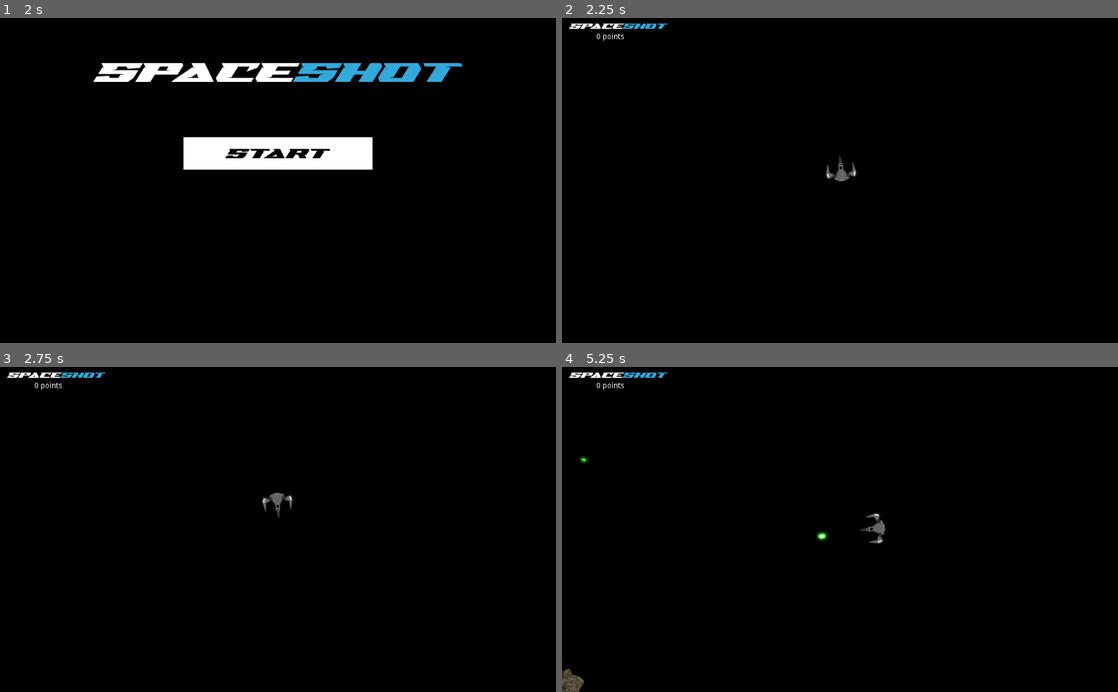
Above: before the commit, frames 1-4 (two rows, left to right).
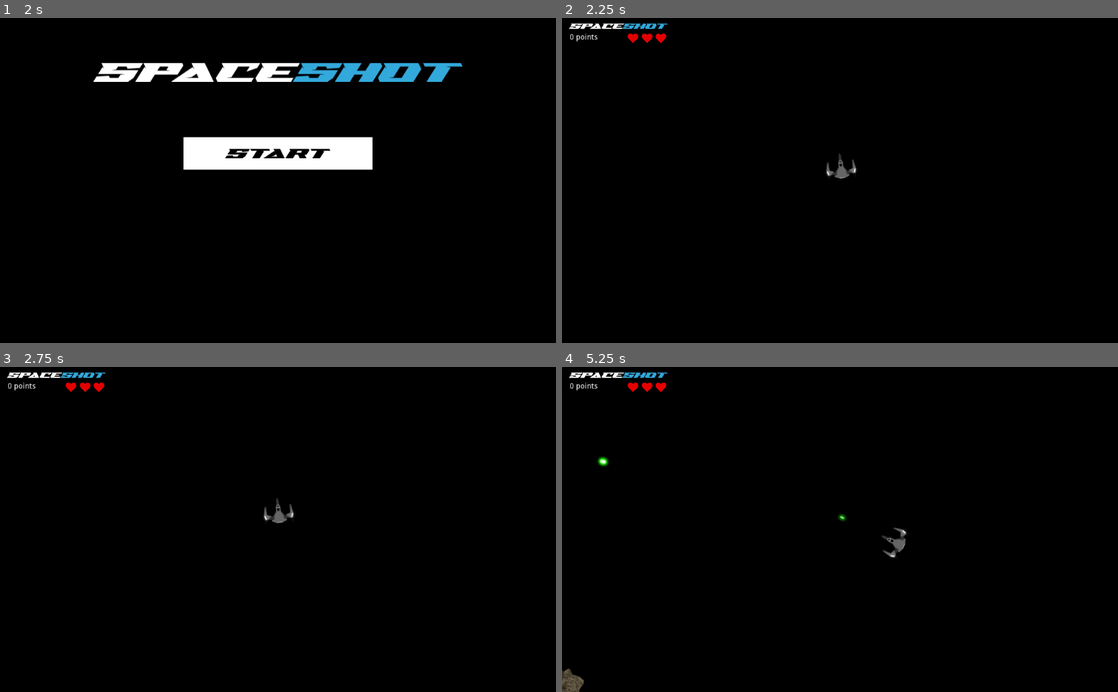
Above: after the commit, the same moments.

Repository: christolord3/Jeux-2D-A2020-Devoirs
Game: Godot game, scene res://scenes/Main.tscn
Two runs of this game, one before a commit and one after it. Both use one fixed random seed, a clock stepped at 60 frames per second and the inputs below.
Inputs (mouse positions are in pixels of both pictures, inside the frame that each line leads up to):
- Up to frame 1 (2 s): tap Enter at 0.5 s; move the mouse to (400, 164) at 0.52 s; hold W (ui_up) 0.53-1.28 s; click (400, 164) at 0.6 s; tap Space at 1.25 s; move the mouse to (166, 196) at 1.27 s; click (166, 196) at 1.35 s
- Up to frame 2 (2.25 s): move the mouse to (840, 154) at 2.02 s; hold W (ui_up) from 2.03 s (still down); click (840, 154) at 2.1 s
- Up to frame 3 (2.75 s): keep holding W (ui_up)
- Up to frame 4 (5.25 s): move the mouse to (840, 506) at 2.77 s; click (840, 506) at 2.85 s; move the mouse to (1006, 578) at 3.52 s; release W (ui_up) at 3.53 s; click (1006, 578) at 3.6 s; move the mouse to (673, 480) at 4.27 s; click (673, 480) at 4.35 s; tap Enter at 5 s; move the mouse to (867, 529) at 5.02 s; click (867, 529) at 5.1 s

Frame 1 is identical in both runs. In frame 2, 0.4% of the frame differs, in the area x 1-53%, y 4-51%; in frame 3, 0.5%; in frame 4, 0.7%, in the area x 1-62%, y 4-59%.

Commit message:
Gestion des vies et des points
- Affichage des points
- Affichage des vies
- Séparation de l'asteroide

Diff:
--- a/Devoir 4/JeuSpaceShot/scenes/Asteroides.tscn
+++ b/Devoir 4/JeuSpaceShot/scenes/Asteroides.tscn
@@ -337,6 +337,8 @@
 [node name="Asteroides" type="KinematicBody2D"]
 scale = Vector2( 0.84, 0.84 )
 z_index = -1
+collision_layer = 2
+collision_mask = 2147483651
 script = ExtResource( 2 )
 
 [node name="AnimatedSpriteAsteroides" type="AnimatedSprite" parent="."]
--- a/Devoir 4/JeuSpaceShot/scenes/Jeu.tscn
+++ b/Devoir 4/JeuSpaceShot/scenes/Jeu.tscn
@@ -1,9 +1,10 @@
-[gd_scene load_steps=6 format=2]
+[gd_scene load_steps=7 format=2]
 
 [ext_resource path="res://scenes/Joueur.tscn" type="PackedScene" id=1]
 [ext_resource path="res://ressources/logo/logo-spaceshot.png" type="Texture" id=2]
 [ext_resource path="res://scripts/Jeu.gd" type="Script" id=3]
 [ext_resource path="res://ressources/menu/bouton-quitter.png" type="Texture" id=4]
+[ext_resource path="res://ressources/icones/icone_coeur.png" type="Texture" id=5]
 
 [sub_resource type="RectangleShape2D" id=1]
 extents = Vector2( 173.725, 29.9392 )
@@ -20,11 +21,12 @@
 position = Vector2( 512, 300 )
 
 [node name="CompteurPoint" type="RichTextLabel" parent="."]
-margin_left = 63.3292
-margin_top = 27.8094
-margin_right = 124.329
-margin_bottom = 43.8094
+margin_left = 13.63
+margin_top = 28.7401
+margin_right = 112.63
+margin_bottom = 44.7401
 __meta__ = {
+"_edit_lock_": true,
 "_edit_use_anchors_": false
 }
 
@@ -49,4 +51,19 @@
 __meta__ = {
 "_edit_use_anchors_": false
 }
+
+[node name="Coeur1" type="Sprite" parent="."]
+position = Vector2( 130.796, 37.6761 )
+scale = Vector2( 0.0303622, 0.0303622 )
+texture = ExtResource( 5 )
+
+[node name="Coeur2" type="Sprite" parent="."]
+position = Vector2( 156.823, 37.6761 )
+scale = Vector2( 0.0303622, 0.0303622 )
+texture = ExtResource( 5 )
+
+[node name="Coeur3" type="Sprite" parent="."]
+position = Vector2( 182.185, 37.6761 )
+scale = Vector2( 0.0303622, 0.0303622 )
+texture = ExtResource( 5 )
 [connection signal="input_event" from="RetourMenu/Area2DRetourMenu" to="." method="_on_area2DRetourMenu_input_event"]
--- a/Devoir 4/JeuSpaceShot/scenes/Laser.tscn
+++ b/Devoir 4/JeuSpaceShot/scenes/Laser.tscn
@@ -16,13 +16,17 @@
 [sub_resource type="CapsuleShape2D" id=2]
 
 [node name="Laser" type="KinematicBody2D"]
+collision_layer = 2
+collision_mask = 2
 script = ExtResource( 4 )
 
 [node name="animationLaser" type="AnimatedSprite" parent="."]
+position = Vector2( 0, 1.22499 )
 rotation = 1.5708
 frames = SubResource( 1 )
-playing = true
+frame = 1
 
 [node name="CollisionShape2DLaser" type="CollisionShape2D" parent="."]
-scale = Vector2( -0.036036, -0.04 )
+rotation = 1.56961
+scale = Vector2( -0.100127, 0.170068 )
 shape = SubResource( 2 )
--- a/Devoir 4/JeuSpaceShot/scripts/Asteroides.gd
+++ b/Devoir 4/JeuSpaceShot/scripts/Asteroides.gd
@@ -1,8 +1,10 @@
 extends KinematicBody2D
 
 onready var animationSpriteAsteroides = $AnimatedSpriteAsteroides;
-var velocite = Vector2(0,0);
+export var velocite = Vector2(0,0);
+export var est_complet = true;
 var vitesse = 100;
+var asteroides = load("res://scenes/Asteroides.tscn");
 
 func _ready():
 	animationSpriteAsteroides.play("default");
@@ -22,6 +24,9 @@
 		velocite = Vector2(0,-vitesse * delta);
 	var collision = move_and_collide(velocite);
 	if collision:
+		if collision.collider.has_method("enlever_vie"):
+			exploser();
+			collision.collider.enlever_vie();
 		velocite = velocite.bounce(collision.normal);
 
 func teleporter():
@@ -33,3 +38,24 @@
 		position.y = 600;
 	elif position.y >= 600:
 		position.y = 0;
+
+func exploser():
+	if est_complet == true:
+		var nouveauAsteroides_1 = asteroides.instance();
+		var nouveauAsteroides_2 = asteroides.instance();
+		nouveauAsteroides_1.est_complet = false;
+		nouveauAsteroides_2.est_complet = false;
+		nouveauAsteroides_1.global_position = global_position;
+		nouveauAsteroides_2.global_position.x = global_position.x + round(rand_range(0,5));
+		nouveauAsteroides_2.global_position.y = global_position.y + round(rand_range(0,5));
+		nouveauAsteroides_1.velocite = velocite;
+		nouveauAsteroides_2.velocite = -velocite;
+		nouveauAsteroides_1.scale = Vector2(.5,.5);
+		nouveauAsteroides_2.scale = Vector2(.5,.5);
+		get_parent().augmenterPoints(100);
+		get_parent().add_child(nouveauAsteroides_1);
+		get_parent().add_child(nouveauAsteroides_2);
+		get_parent().remove_child(self);
+	else:
+		get_parent().augmenterPoints(50);
+		get_parent().remove_child(self);
--- a/Devoir 4/JeuSpaceShot/scripts/Jeu.gd
+++ b/Devoir 4/JeuSpaceShot/scripts/Jeu.gd
@@ -5,6 +5,9 @@
 onready var boutonFinJeu =  $RetourMenu;
 onready var texteFinJeu = $TexteFinJeu;
 onready var joueur = $Joueur;
+onready var coeur1 = $Coeur1;
+onready var coeur2 = $Coeur2;
+onready var coeur3 = $Coeur3;
 const asteroides = preload("res://scenes/Asteroides.tscn");
 var points = 0;
 var en_jeu = true;
@@ -21,17 +24,30 @@
 	if en_jeu:
 		verifierEnJeu();
 		afficherPoints();
+		afficherVies();
 	else:
 		afficherMenuSortie();
 
 func verifierEnJeu():
-	en_jeu = joueur.en_vie;
+	if joueur.vie <= 0:
+		en_jeu = false;
 
 func changerPoints(nouveauPoints):
 	points += nouveauPoints;
 
+func augmenterPoints(nouveau_point):
+	points += nouveau_point;
+
 func afficherPoints():
 	compteurPoint.text = str(points) + " points";
+
+func afficherVies():
+	if joueur.vie == 2:
+		coeur3.visible = false;
+	elif joueur.vie == 1:
+		coeur2.visible = false;
+	elif joueur.vie == 0:
+		coeur1.visible = false;
 
 func afficherMenuSortie():
 	texteFinJeu.visible = true;
--- a/Devoir 4/JeuSpaceShot/scripts/Joueur.gd
+++ b/Devoir 4/JeuSpaceShot/scripts/Joueur.gd
@@ -1,8 +1,7 @@
 extends KinematicBody2D
 
-var vie = 3;
-export var en_vie = true;
-var vitesse = 200
+export var vie = 3;
+var vitesse = 250
 var velocite = Vector2()
 const laser = preload("res://scenes/Laser.tscn");
 onready var position2DCanon = $Position2DCanon;
@@ -16,9 +15,7 @@
 	teleporter()
 
 func _process(delta):
-	#Si le joueur est mort, alors on change son statut
-	if vie == 0:
-		en_vie = false;
+	pass
 
 func mouvements():
 	#On vérifie si le joueur bouge
@@ -30,8 +27,8 @@
 	if avancer:
 		#Si la distance entre la souris et le joueur est plus grand 30 pixels
 		#On bouge selon la vitesse prévue
-		if dir.length() > 30:
-			vitesse = 200;
+		if dir.length() > 40:
+			vitesse = 250;
 			velocite = Vector2(vitesse, 0).rotated(rotation)
 	else:
 		vitesse = vitesse - 5;
@@ -58,4 +55,7 @@
 		var nouveauLaser = laser.instance();
 		nouveauLaser.global_position = position2DCanon.global_position;
 		nouveauLaser.global_rotation = global_rotation;
-		get_parent().add_child(nouveauLaser)
+		get_parent().add_child(nouveauLaser);
+
+func enlever_vie():
+	vie -= 1;
--- a/Devoir 4/JeuSpaceShot/scripts/Laser.gd
+++ b/Devoir 4/JeuSpaceShot/scripts/Laser.gd
@@ -9,4 +9,8 @@
 	velocite = Vector2(vitesse,0).rotated(rotation);
 
 func _process(delta):
-	move_and_collide(velocite);
+	var collision = move_and_collide(velocite);
+	if collision:
+		if collision.collider.has_method("exploser"):
+			collision.collider.exploser();
+			get_parent().remove_child(self);
Binary file added: Devoir 4/JeuSpaceShot/ressources/icones/icone_coeur.png
Not shown, added: Devoir 4/JeuSpaceShot/ressources/icones/icone_coeur.png.import
Not shown, added: Devoir 4/sources/img/icone_coeur.png
Not shown, added: Devoir 4/sources/img/laser_vaisseau.png
